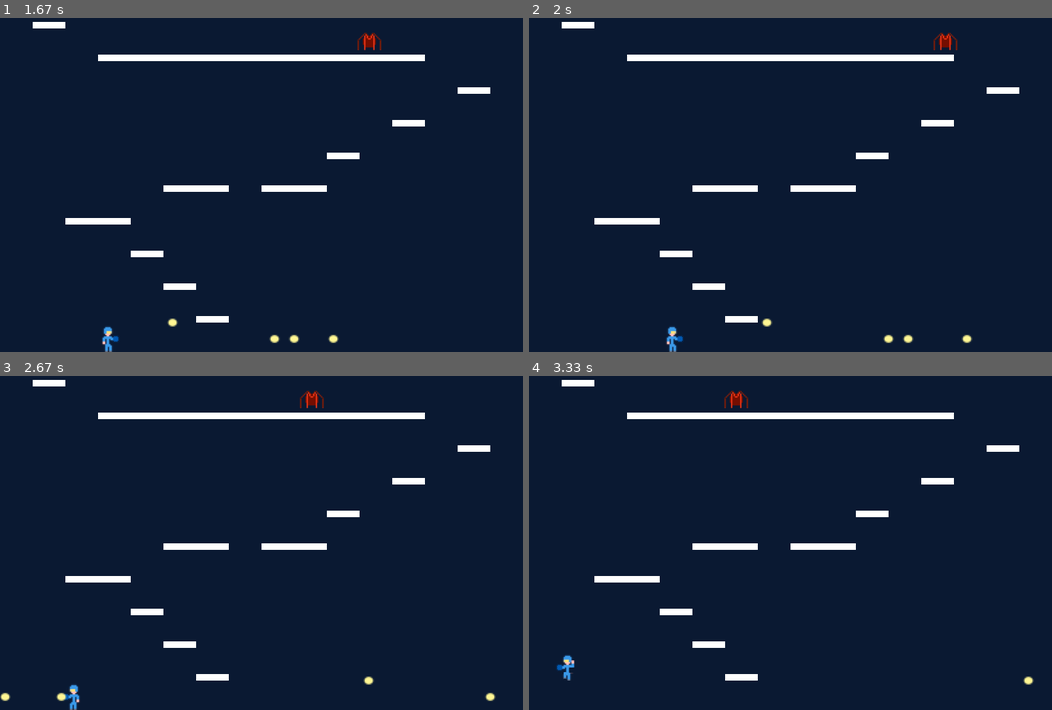
Above: before the commit, frames 1-4 (two rows, left to right).
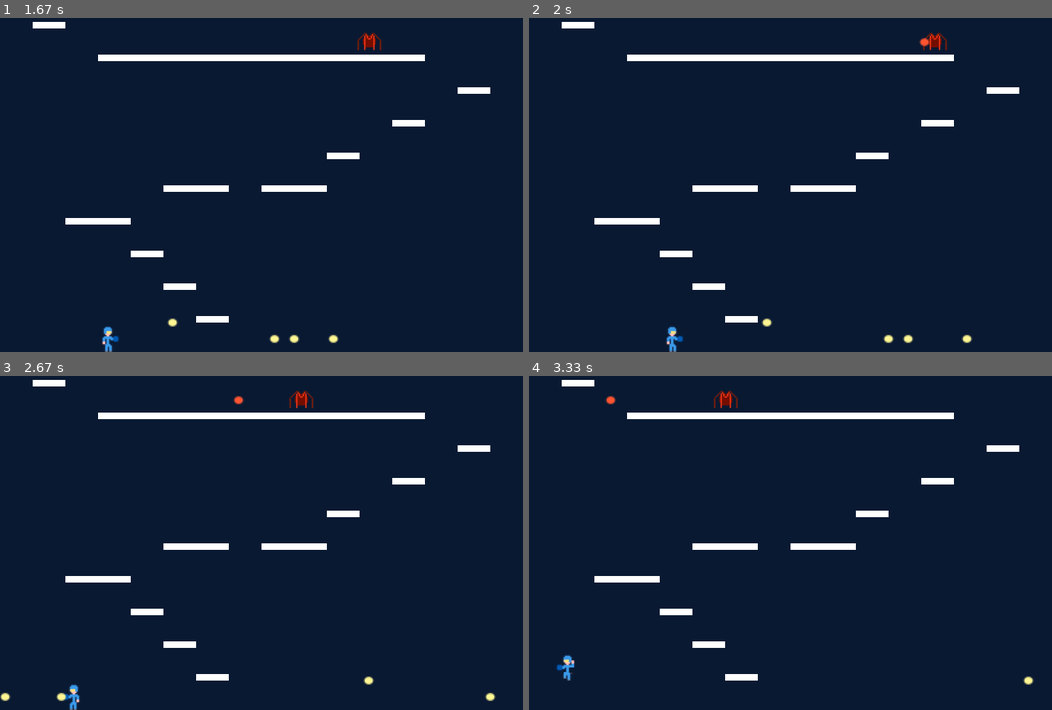
Above: after the commit, the same moments.

Repository: BGamber/myPyGame
Game: pygame game, started from pygaman.py
Same seed, same stepped clock (60 frames per second), same inputs: the game is played once before the commit and once after it. The source is Python 2; it was converted automatically to run under Python 3.
Inputs:
- Up to frame 1 (1.67 s): tap Space at 0.33, 0.73, 1.03, 1.23, 1.57 s; hold Right 0.67-1.13 s; hold Up 1.17-1.47 s; hold Right from 1.5 s (still down)
- Up to frame 2 (2 s): tap Space at 1.87 s; release Right at 1.97 s
- Up to frame 3 (2.67 s): hold Left 2-2.53 s; tap Space at 2.07, 2.37, 2.63 s; hold Left from 2.57 s (still down)
- Up to frame 4 (3.33 s): tap Space at 2.93, 3.07 s; release Left at 2.97 s; hold Up from 3 s (still down)

Frame 1 is identical in both runs. In frame 2, 0.2% of the frame differs, in the area x 74-82%, y 4-10%; in frame 3, 0.3%, in the area x 44-62%, y 4-10%; in frame 4, 0.3%.

Commit message:
Baddies can shoot now!

Diff:
--- a/pygaman.py
+++ b/pygaman.py
@@ -67,53 +67,7 @@
         if len(pellets) < 4:
             pellets.add(Pellet(self.x, self.y + 10, self.direction, speedmod=self.move_speed))
 
-# Bullets fired by the player!
-class Pellet(pygame.sprite.Sprite):
-    def __init__(self, x, y, direction, speedmod=0):
-        super(Pellet, self).__init__()
-        self.x = x
-        self.y = y
-        self.speed = 5
-        self.speedmod = speedmod
-        self.img1 = pygame.image.load('pellet1.png').convert_alpha()
-        self.img2 = pygame.image.load('pellet2.png').convert_alpha()
-        self.sprites = [self.img1, self.img2]
-        self.direction = direction
-        self.rect = self.img1.get_rect()
-        self.target = type(Baddie)
-
-    def update(self, window):
-        self.rect = pygame.Rect(self.x, self.y, self.rect.height, self.rect.width)
-        if self.direction == 'left' and self.speed > 0:
-            self.speed = -self.speed
-        self.x += self.speed + self.speedmod
-        if self.x > window.width or self.x < 0:
-            self.kill()
-
-    def detect_collision(self, targets):
-        for target in targets:
-            if self.rect.colliderect(target.rect):
-                target.kill()
-                self.kill()
-
-    def render(self, frames=20, counter=0):
-        frame = counter % frames
-        sprite_index = frame / (frames / len(self.sprites))
-        return self.sprites[sprite_index]
-
-class BadPellet(Pellet):
-    def __init__(self, x, y, direction):
-        super(BadPellet, self).__init__()
-        self.img1 = pygame.image.load('badpellet1.png').convert_alpha()
-        self.img2 = pygame.image.load('badpellet2.png').convert_alpha()
-        self.sprites = [self.img1, self.img2]
-        self.target = type(Pygaman)
-
-    def detect_collision(self, player):
-        if self.rect.colliderect(player.rect):
-            player.kill()
-            self.kill()
-
+# Enemies! Get past them all to win!
 class Baddie(pygame.sprite.Sprite):
     def __init__(self, x, y, move_speed=4, direction='right', moving=False):
         super(Baddie, self).__init__()
@@ -126,10 +80,12 @@
         self.vert_speed = 0
         self.direction = direction
         self.moving = moving
+        self.shoot_counter = 0
 
     def update(self, window, platforms):
-        self.rect = pygame.Rect(self.x, self.y, 30, 40)
+        self.rect = pygame.Rect(self.x, self.y, 40, 40)
         self.gravity(window)
+        self.shoot_counter += 1
 
         for platform in platforms:
             if self.rect.colliderect(platform.rect):
@@ -165,7 +121,73 @@
             self.vert_speed += 0.5
 
     def shoot(self, badpellets):
-        badpellets.add(BadPellet(self.x, self.y + 20, self.direction))
+        badpellets.add(BadPellet(self.x, self.y + 10, self.direction))
+
+# Bullets fired by the player!
+class Pellet(pygame.sprite.Sprite):
+    def __init__(self, x, y, direction, speedmod=0):
+        super(Pellet, self).__init__()
+        self.x = x
+        self.y = y
+        self.direction = direction
+        self.speed = 5
+        self.speedmod = speedmod
+        self.img1 = pygame.image.load('pellet1.png').convert_alpha()
+        self.img2 = pygame.image.load('pellet2.png').convert_alpha()
+        self.sprites = [self.img1, self.img2]
+        self.rect = self.img1.get_rect()
+        self.target = type(Baddie)
+
+    def update(self, window, baddies):
+        self.rect = pygame.Rect(self.x, self.y, self.rect.height, self.rect.width)
+        if self.direction == 'left' and self.speed > 0:
+            self.speed = -self.speed
+        self.x += self.speed + self.speedmod
+        if self.x > window.width or self.x < 0:
+            self.kill()
+        self.detect_collision(baddies)
+
+    def detect_collision(self, targets):
+        for target in targets:
+            if self.rect.colliderect(target.rect):
+                target.kill()
+                self.kill()
+
+    def render(self, frames=20, counter=0):
+        frame = counter % frames
+        sprite_index = frame / (frames / len(self.sprites))
+        return self.sprites[sprite_index]
+
+class BadPellet(pygame.sprite.Sprite):
+    def __init__(self, x, y, direction):
+        super(BadPellet, self).__init__()
+        self.x = x
+        self.y = y
+        self.direction = direction
+        self.speed = 6
+        self.img1 = pygame.image.load('badpellet1.png').convert_alpha()
+        self.img2 = pygame.image.load('badpellet2.png').convert_alpha()
+        self.sprites = [self.img1, self.img2]
+        self.rect = self.img1.get_rect()
+        self.target = type(Pygaman)
+
+    def update(self, window, player):
+        self.rect = pygame.Rect(self.x, self.y, self.rect.height, self.rect.width)
+        if self.direction == 'left' and self.speed > 0:
+            self.speed = -self.speed
+        self.x += self.speed
+        if self.x > window.width or self.x < 0:
+            self.kill()
+        self.detect_collision(player)
+
+    def detect_collision(self, player):
+        if self.rect.colliderect(player.rect):
+            print 'Hit the player!'
+
+    def render(self, frames=20, counter=0):
+        frame = counter % frames
+        sprite_index = frame / (frames / len(self.sprites))
+        return self.sprites[sprite_index]
 
 # Platforms for the player to jump on!
 class Platform(pygame.sprite.Sprite):
@@ -266,10 +288,15 @@
         window.screen.blit(player.render(counter=counter), (player.x, player.y))
         for baddie in baddies:
             baddie.update(window, platforms)
+            if counter % 120 == 0:
+                baddie.shoot(badpellets)
             window.screen.blit(baddie.render(counter=counter), (baddie.x, baddie.y))
         for pellet in pellets:
-            pellet.update(window)
+            pellet.update(window, baddies)
             window.screen.blit(pellet.render(counter=counter), (pellet.x, pellet.y))
+        for badpellet in badpellets:
+            badpellet.update(window, player)
+            window.screen.blit(badpellet.render(counter=counter), (badpellet.x, badpellet.y))
         for platform in stages[current_stage]:
             pygame.draw.rect(window.screen, white, platform.getRect(), 0)
         pygame.display.update()
